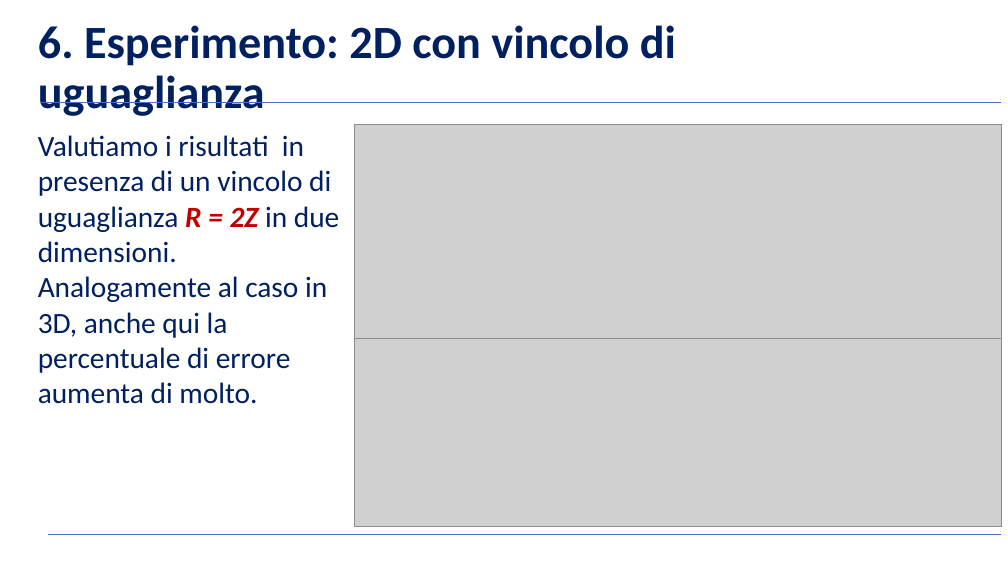
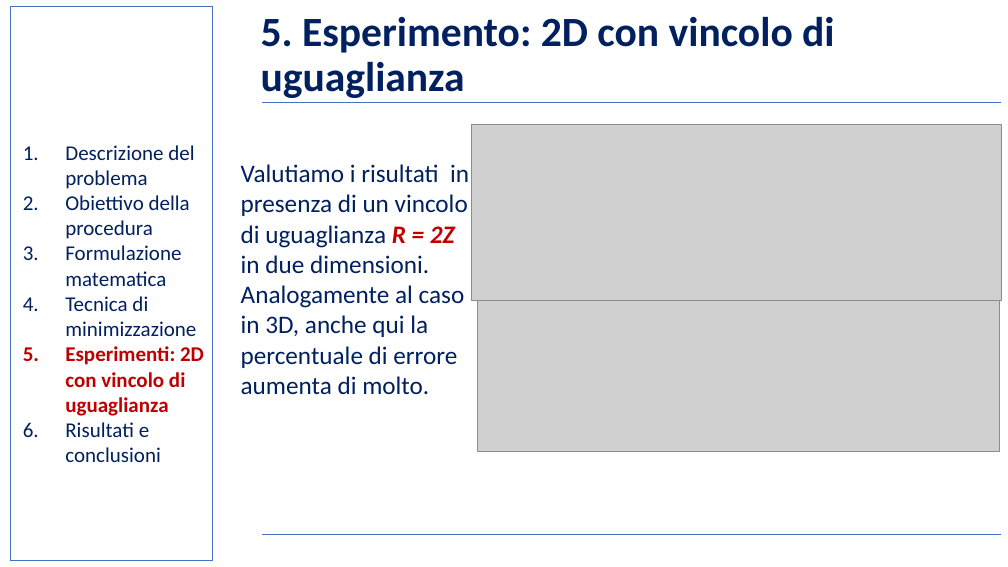
Before and after one commit to BernardoGiordano/NelderMeadMethod, a slide deck: slide 17 of writeup/Slides.pptx. Drawn at 1008x567 pixels with LibreOffice and Linux fonts; fonts in the diff are those of the drawing; grey boxes stand for pictures; background and template pictures are left out. Boxes give left, top, right and bottom in pixels: in the first picture for what was removed or moved away, otherwise in the second. Text is boxed around its words. In the diff, an @@ line names an element or a change of style, - is before the commit and + after.

```diff
--- a/writeup/Slides.pptx
+++ b/writeup/Slides.pptx
@@ rectangle added at box(11, 6, 212, 561), outline #4472C4 1 pt @@
@@ title at box(261, 16, 834, 98): text changed; size 44 to 39.6 pt @@
-6. Esperimento: 2D con vincolo di uguaglianza
+5. Esperimento: 2D con vincolo di uguaglianza
@@ line moved from (40, 102) - (1001, 102) to (262, 102) - (1001, 102) @@
@@ text added at box(65, 145, 204, 462), 20 pt, text #002060 @@
+1. Descrizione del problema
+2. Obiettivo della procedura
+3. Formulazione matematica
+4. Tecnica di minimizzazione
+5. Esperimenti: 2D con vincolo di uguaglianza
+6. Risultati e conclusioni
@@ picture: place and size @@
-picture at box(355, 125, 1002, 339)
+picture at box(471, 125, 1001, 300)
@@ text "Valutiamo i risultati in presenza ...": place and size @@
-text "Valutiamo i risultati in presenza ..." at box(38, 135, 339, 404)
+text "Valutiamo i risultati in presenza ..." at box(241, 164, 469, 394)
@@ text "Valutiamo i risultati in presenza ..." at box(241, 164, 469, 394): size 28 to 24 pt @@
@@ picture: place and size @@
-picture at box(355, 339, 1002, 526)
+picture at box(477, 300, 1000, 451)
@@ line moved from (48, 535) - (1001, 535) to (262, 535) - (1001, 535) @@
```
Also in this commit, not shown: 18 other slides changed, 9 other files.
